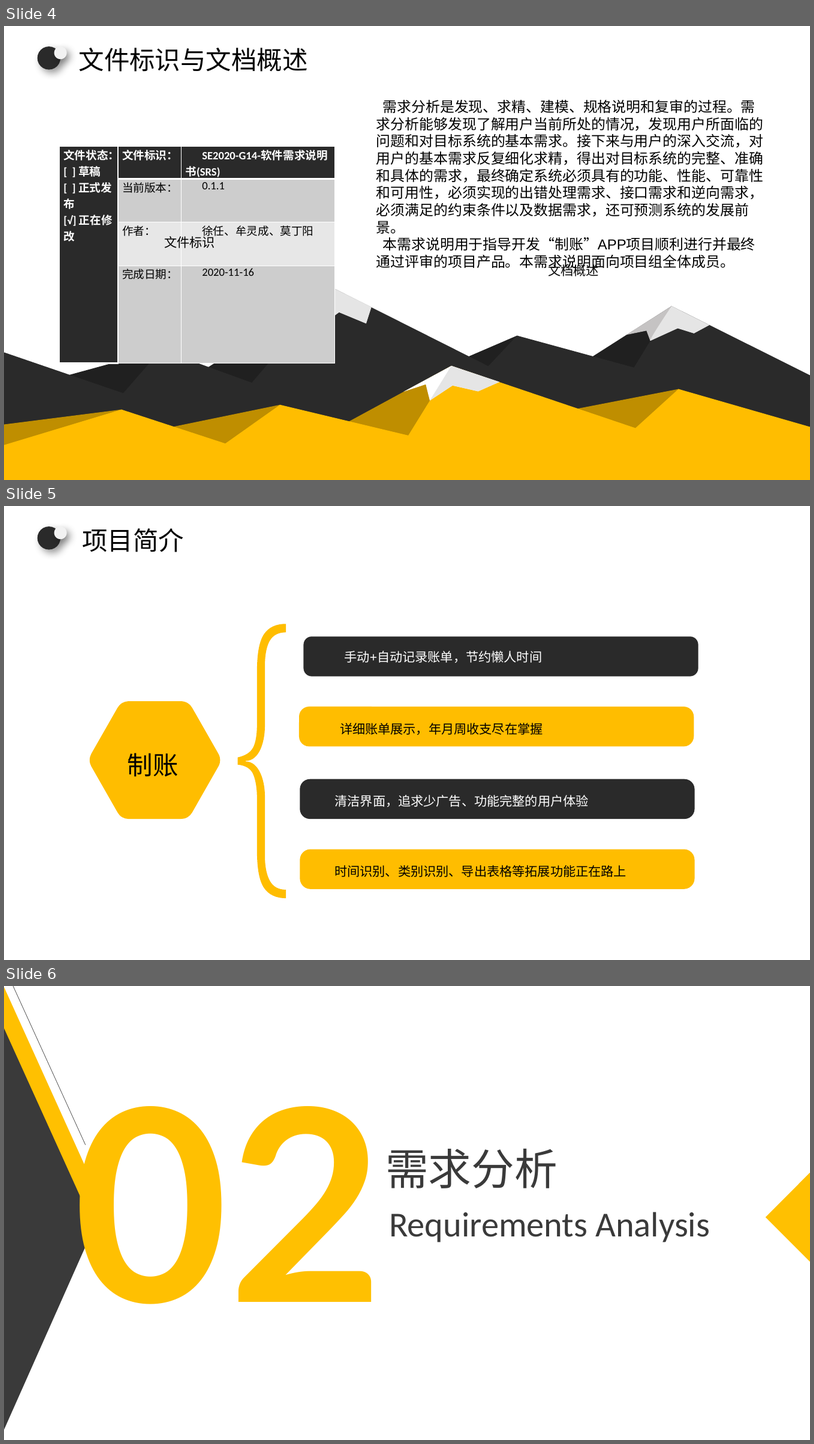
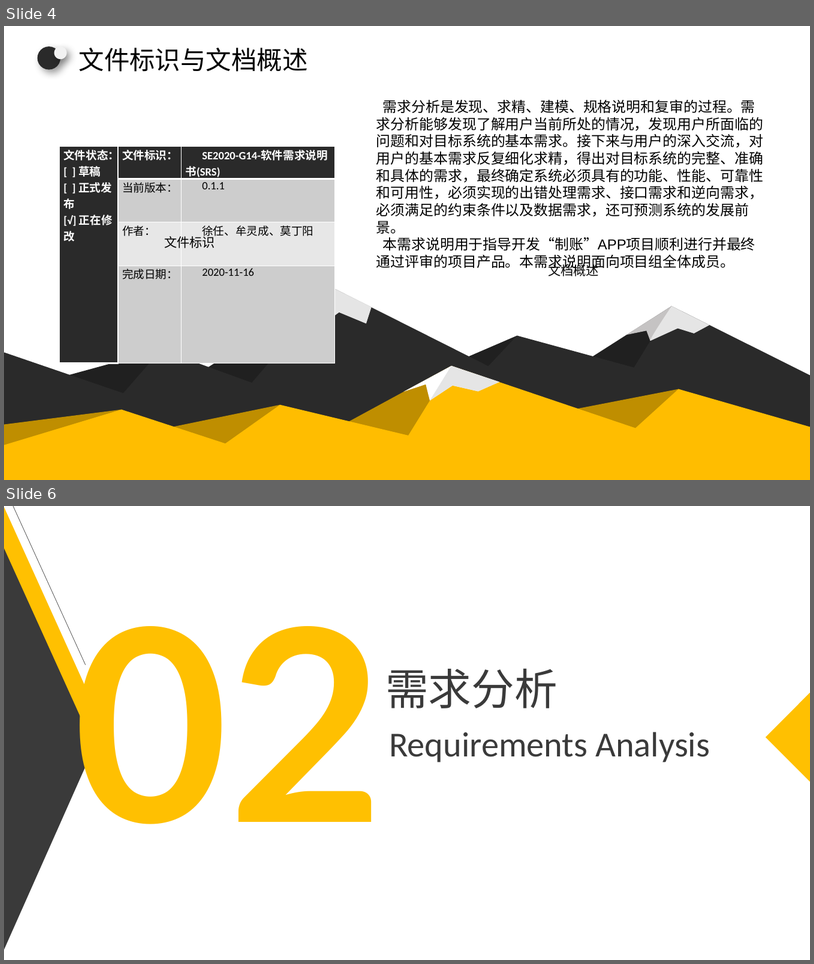
Before and after one commit to zszdxasdf/zhizhang, a slide deck: 需求分析/SE2020-G14-软件需求说明(SRS)0.1.1/SE2020-G14-软件需求规格说明(SRS)0.1.1.pptx. Shown one above the other, each under a label of ours: slides 4, 5 and 6 before the commit, slides 4 and 6 after it; the slides between them are not shown. The pictures are 814x1444 and 814x964 pixels, drawn with LibreOffice and Linux fonts; fonts in the diff are those of the drawing. Boxes give left, top, right and bottom in pixels: in the first picture for what was removed or moved away, otherwise in the second. Text is boxed around its words. In the diff, an @@ line names an element or a change of style, - is before the commit and + after.

```diff
--- a/需求分析/SE2020-G14-软件需求说明(SRS)0.1.1/SE2020-G14-软件需求规格说明(SRS)0.1.1.pptx
+++ b/需求分析/SE2020-G14-软件需求说明(SRS)0.1.1/SE2020-G14-软件需求规格说明(SRS)0.1.1.pptx
@@ slide 5 removed at (4,506,810,960), background #FFFFFF @@
@@ ellipse removed at (37,526,60,550) @@
@@ ellipse removed at (54,526,66,539) @@
@@ text removed at (82,528,184,552) @@
-项目简介
@@ freeform shape removed at (238,624,286,898) @@
@@ rounded rectangle removed at (304,636,699,676) @@
@@ text removed at (344,651,542,663) @@
-手动+自动记录账单，节约懒人时间
@@ freeform shape removed at (89,701,220,819) @@
@@ rounded rectangle removed at (299,707,695,747) @@
@@ text removed at (340,723,543,735) @@
-详细账单展示，年月周收支尽在掌握
@@ text removed at (128,753,179,777) @@
-制账
@@ rounded rectangle removed at (300,779,695,819) @@
@@ text removed at (335,795,589,807) @@
-清洁界面，追求少广告、功能完整的用户体验
@@ rounded rectangle removed at (300,849,695,889) @@
@@ text removed at (335,865,627,877) @@
-时间识别、类别识别、导出表格等拓展功能正在路上
```
Also in this commit, not shown: 1 slide changed, 1 slide added, 1 other file.
